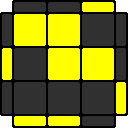
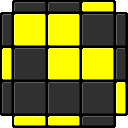
Before/after of a 128px x 128px layered artwork. What changed in the layer stack:
painted on "color" over [2, 2, 126, 126]
